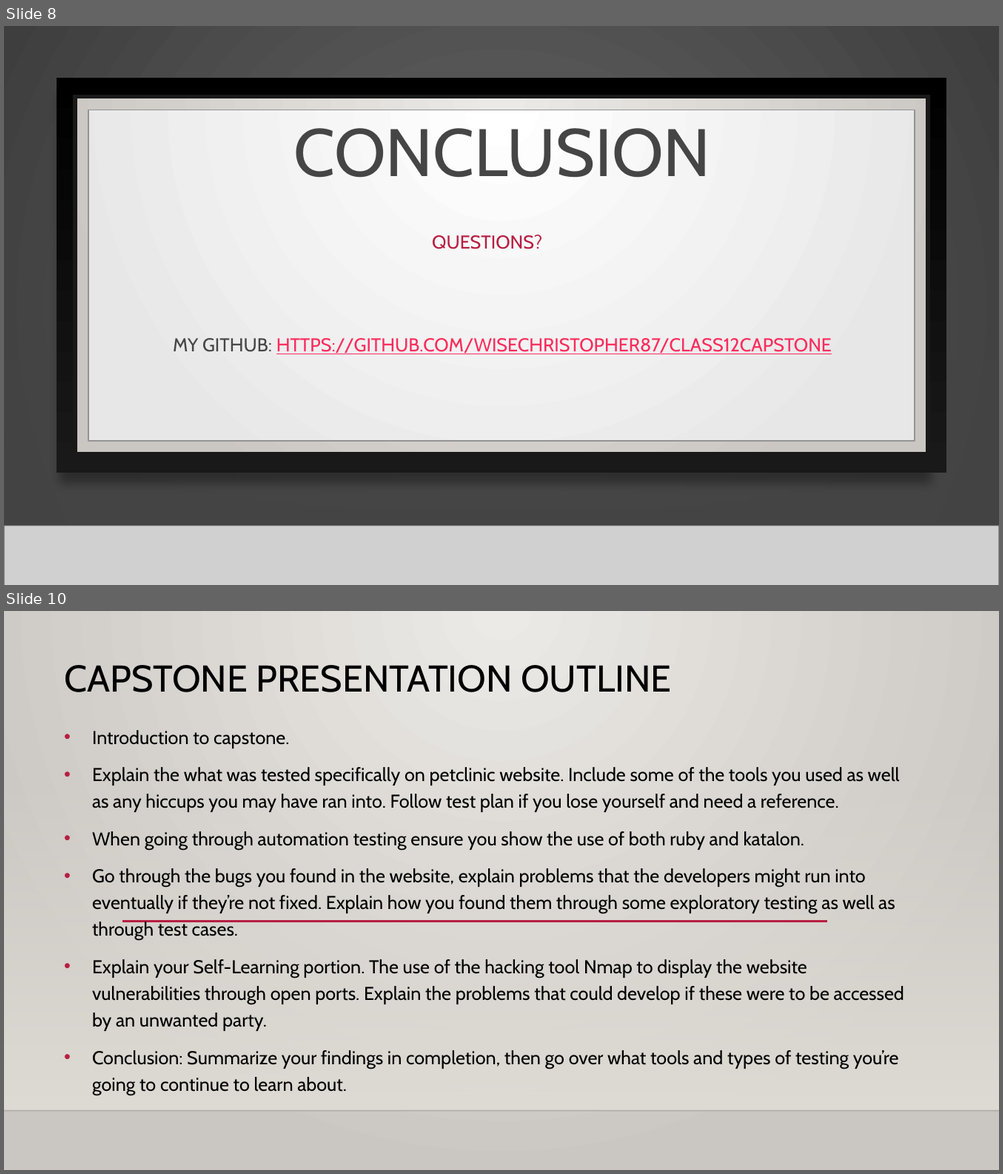
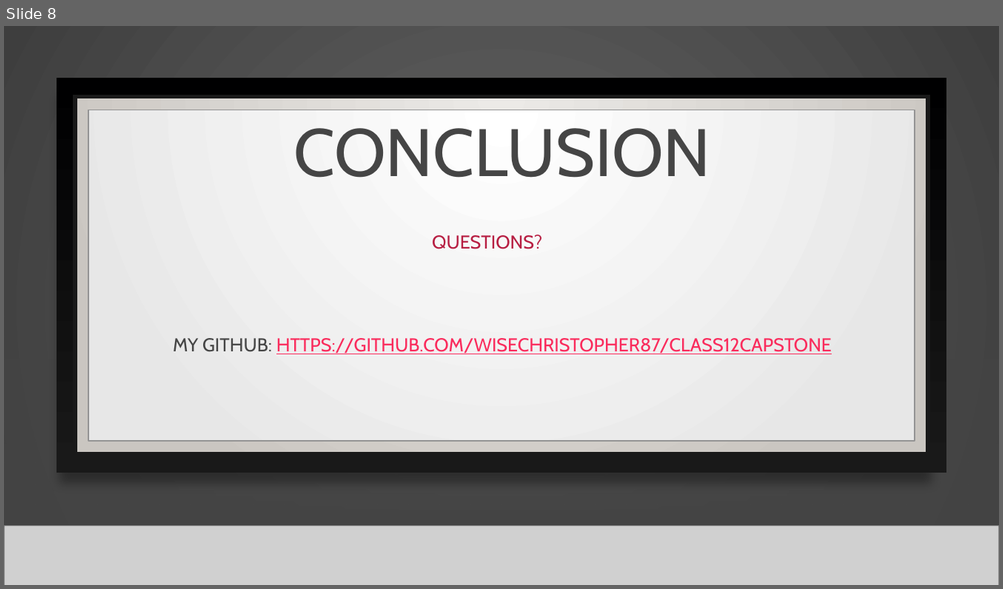
Before and after one commit to wisechristopher87/Class12Capstone, a slide deck: Capstone Presentation/Capstone Powerpoint Presentation.pptx. Shown one above the other, each under a label of ours: slides 8 and 10 before the commit, slide 8 after it; the slides between them are not shown. The pictures are 1003x1174 and 1003x589 pixels, drawn with LibreOffice and Linux fonts; fonts in the diff are those of the drawing; grey boxes stand for pictures; background and template pictures are left out. Boxes give left, top, right and bottom in pixels: in the first picture for what was removed or moved away, otherwise in the second. Text is boxed around its words. In the diff, an @@ line names an element or a change of style, - is before the commit and + after.

```diff
--- a/Capstone Presentation/Capstone Powerpoint Presentation.pptx
+++ b/Capstone Presentation/Capstone Powerpoint Presentation.pptx
@@ slide 10 removed at [4, 611, 999, 1170], background gradient #ECEAE7 to #CAC7C1; not listed: 2 template elements that a slide beside it also shows @@
@@ title removed at [64, 665, 671, 692] @@
-CAPSTONE PRESENTATION OUTLINE
@@ text removed at [92, 730, 904, 1096] @@
-• Introduction to capstone.
-• Explain the what was tested specifically on petclinic website. Include some of the tools you used as well as any hiccups you may have ran into. Follow test plan if you lose yourself and need a reference.
-• When going through automation testing ensure you show the use of both ruby and katalon.
-• Go through the bugs you found in the website, explain problems that the developers might run into eventually if they’re not fixed. Explain how you found them through some exploratory testing as well as through test cases.
-• Explain your Self-Learning portion. The use of the hacking tool Nmap to display the website vulnerabilities through open ports. Explain the problems that could develop if these were to be accessed by an unwanted party.
-• Conclusion: Summarize your findings in completion, then go over what tools and types of testing you’re going to continue to learn about.
@@ rectangle removed at [4, 776, 999, 1111] @@
```
Also in this commit, not shown: 1 slide changed, 1 other slide removed.
